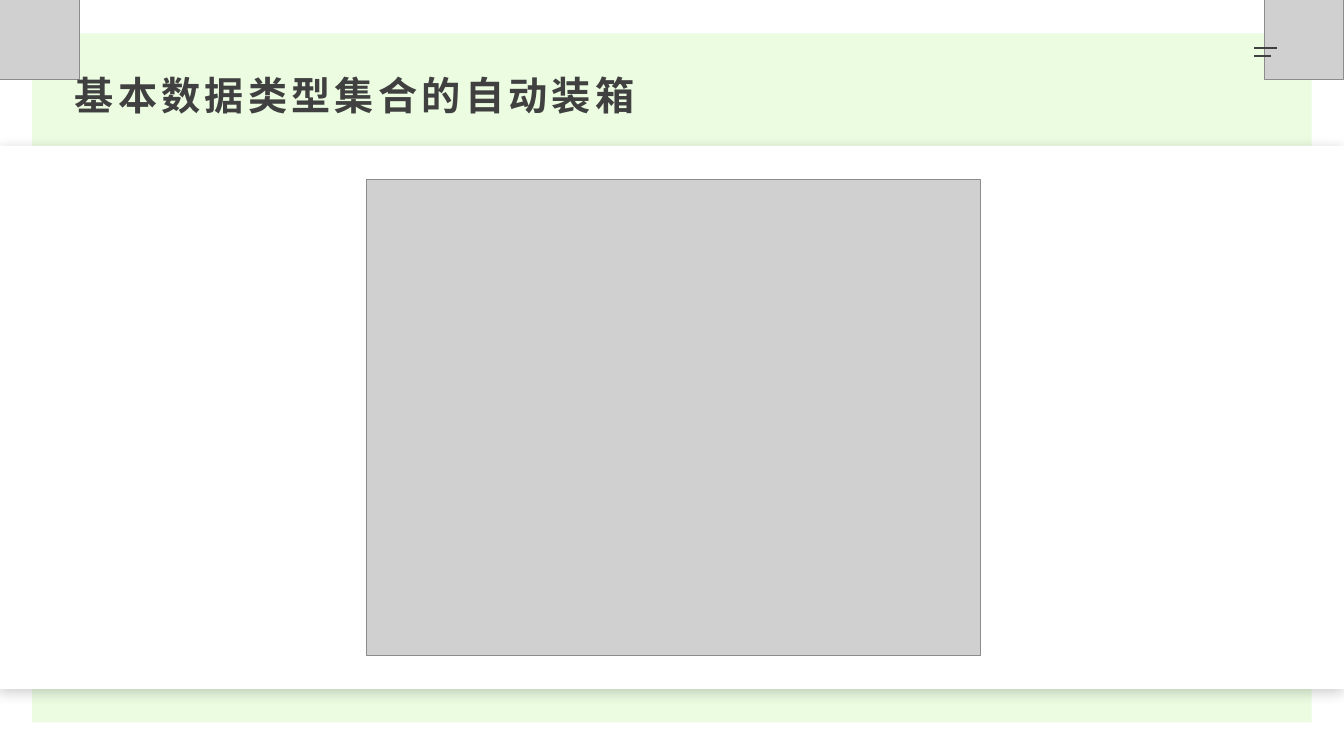
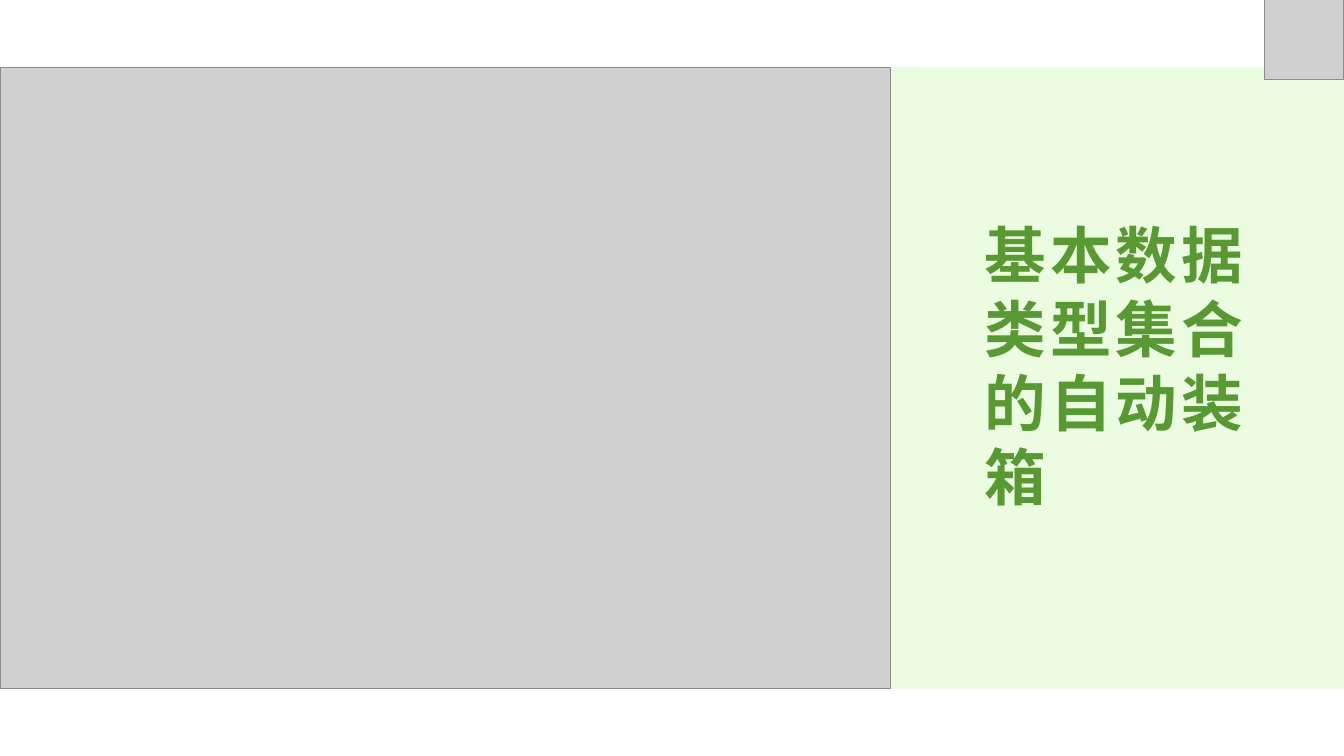
Before and after one commit to JiangJibo/project, a slide deck: slide 8 of web/src/main/resources/Java内存优化分享.pptx. Drawn at 1344x756 pixels with LibreOffice and Linux fonts; fonts in the diff are those of the drawing; grey boxes stand for pictures. Boxes give left, top, right and bottom in pixels: in the first picture for what was removed or moved away, otherwise in the second. Text is boxed around its words. In the diff, an @@ line names an element or a change of style, - is before the commit and + after.

```diff
--- a/web/src/main/resources/Java内存优化分享.pptx
+++ b/web/src/main/resources/Java内存优化分享.pptx
@@ picture removed at <box>0,0,80,80</box> @@
@@ line removed from (1254, 48) to (1277, 48) @@
@@ line removed from (1254, 56) to (1271, 56) @@
@@ picture added at <box>0,68,890,690</box> @@
@@ rectangle: place and size @@
-rectangle at <box>32,33,1312,723</box>
+rectangle at <box>890,68,1344,690</box>
@@ rectangle removed at <box>0,146,1344,690</box> @@
@@ picture removed at <box>367,179,981,655</box> @@
@@ text "基本数据类型集合的自动装箱": place and size @@
-text "基本数据类型集合的自动装箱" at <box>75,70,634,114</box>
+text "基本数据类型集合的自动装箱" at <box>984,225,1243,506</box>
@@ text "基本数据类型集合的自动装箱" at <box>984,225,1243,506</box>: size 28 to 44 pt, text colour #404040 to #599933; less space between paragraphs; vertical alignment top to middle @@
```
Also in this commit, not shown: 8 other slides changed, 3 slides added, 4 slides removed, 2 other files.
